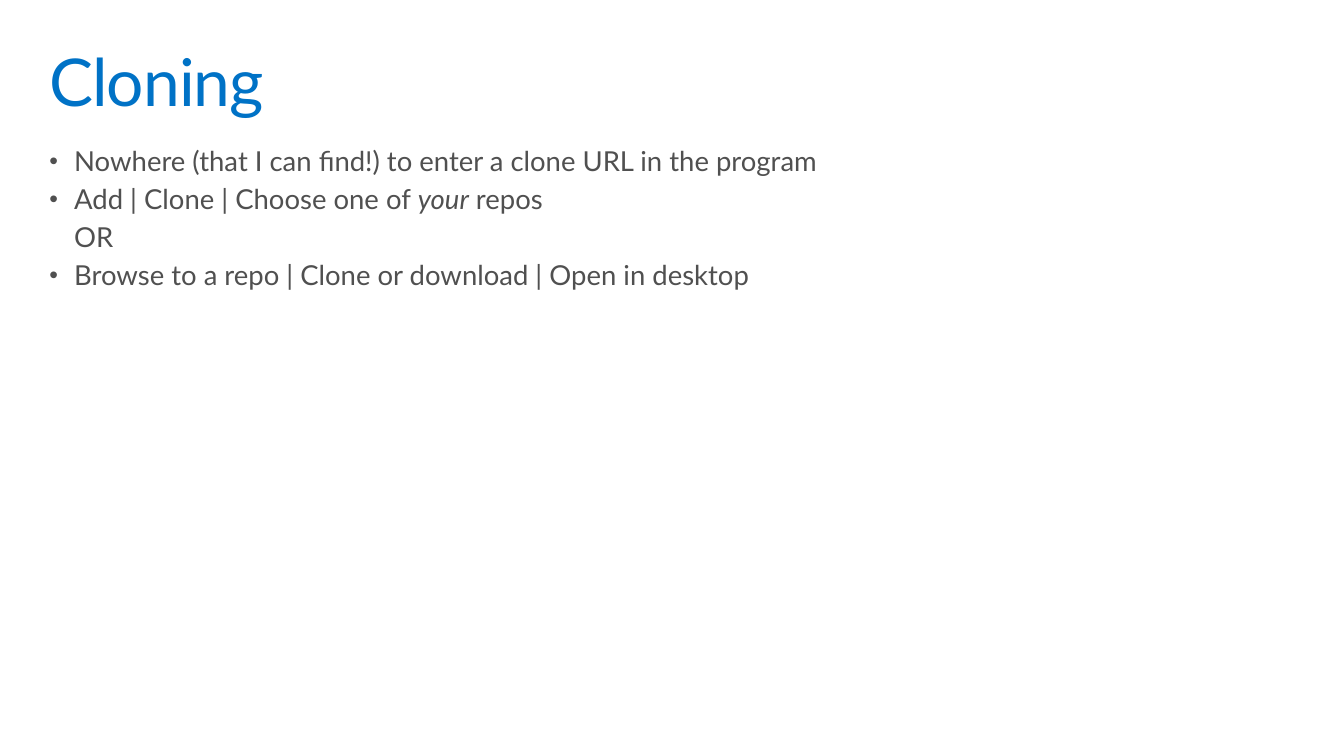
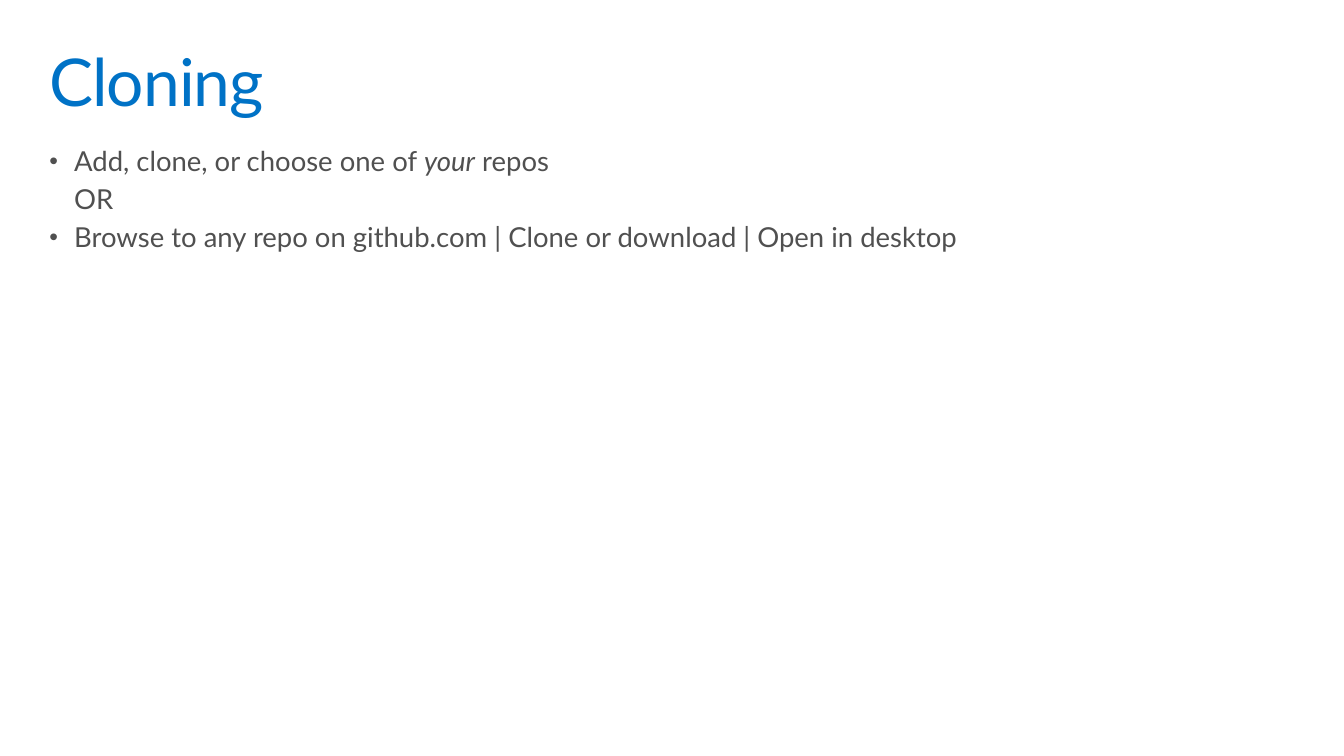
Before and after one commit to codefoster/gh-ms-mva, a slide deck: slide 14 of slides/m3.pptx (slide 13 before the commit). Drawn at 1344x756 pixels with LibreOffice and Linux fonts; fonts in the diff are those of the drawing. Boxes give left, top, right and bottom in pixels: in the first picture for what was removed or moved away, otherwise in the second. Text is boxed around its words. In the diff, an @@ line names an element or a change of style, - is before the commit and + after.

```diff
--- a/slides/m3.pptx
+++ b/slides/m3.pptx
@@ text at [74,150,549,176]: text changed @@
-• Nowhere (that I can find!) to enter a clone URL in the program
-• Add | Clone | Choose one of your repos
+• Add, clone, or choose one of your repos
@@ text at [74,226,956,252]: text changed @@
-• Browse to a repo | Clone or download | Open in desktop
+• Browse to any repo on github.com | Clone or download | Open in desktop
```
Also in this commit, not shown: 6 other slides changed, 9 slides added, 2 slides removed, 2 other files.
